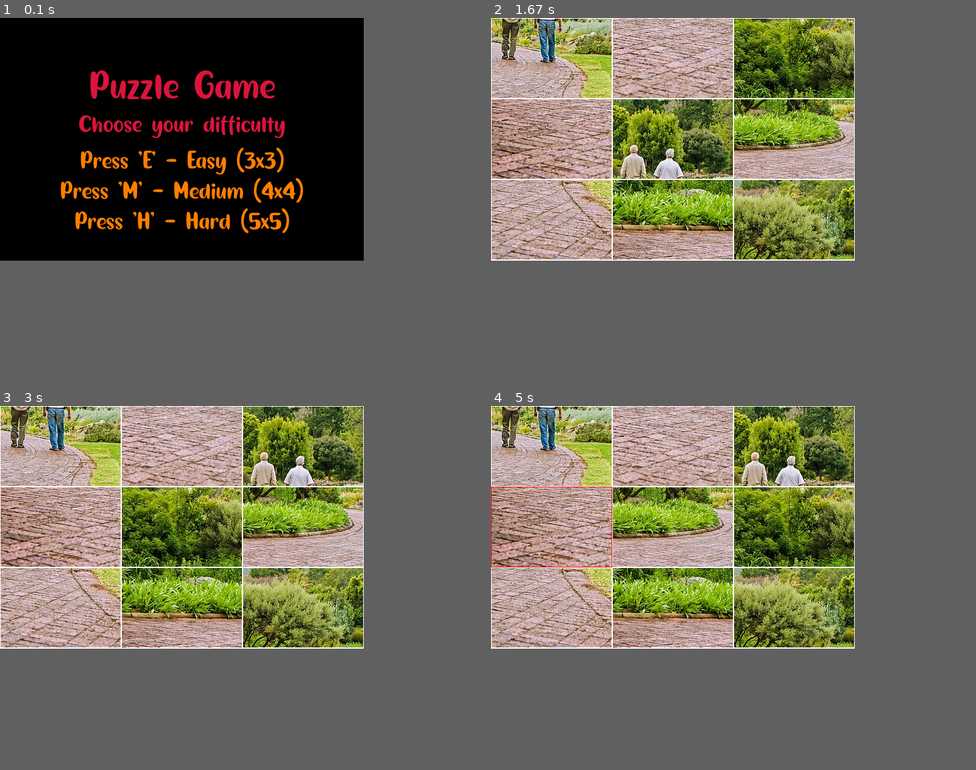
Above: before the commit, frames 1-4 (two rows, left to right).
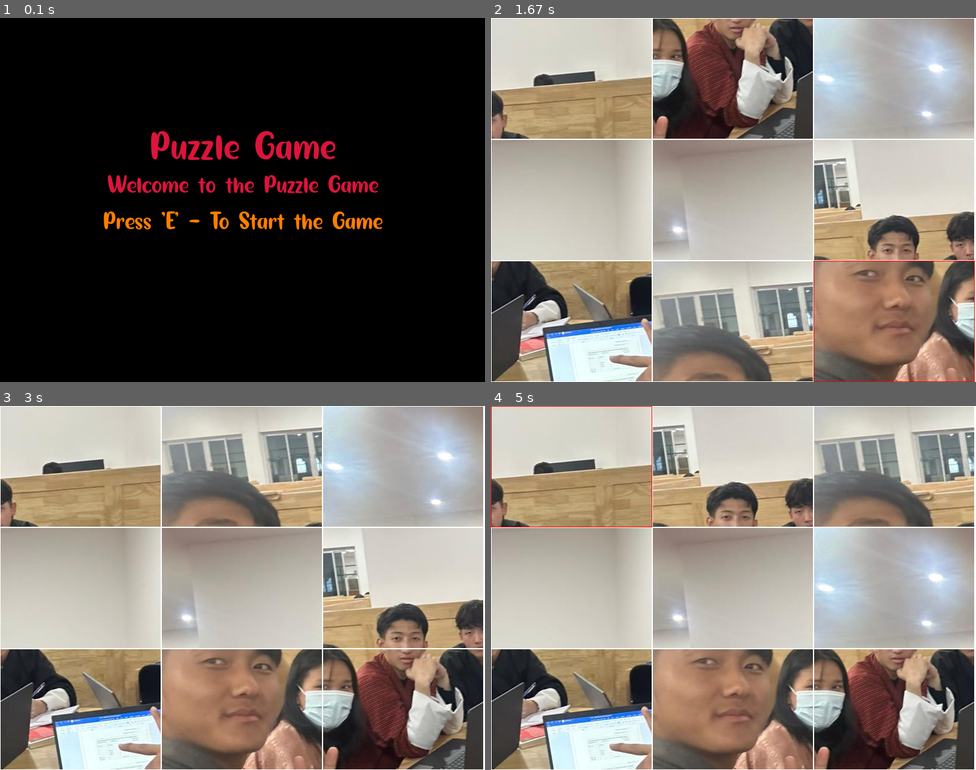
Above: after the commit, the same moments.

Repository: Tsheltrim-Dema/Pygame
Game: pygame game, started from Game1.py
Same seed, same stepped clock (60 frames per second), same inputs: the game is played once before the commit and once after it.
Inputs (mouse positions are in pixels of both pictures, inside the frame that each line leads up to):
- Up to frame 1 (0.1 s): no input
- Up to frame 2 (1.67 s): tap E at 0.33 s; click (733, 221) at 0.8 s; click (583, 145) at 1.2 s; click (912, 327) at 1.6 s
- Up to frame 3 (3 s): move the mouse to (252, 464) at 1.87 s; click (252, 464) at 2 s; move the mouse to (218, 682) at 2.27 s; click (218, 682) at 2.4 s; click (227, 526) at 2.8 s
- Up to frame 4 (5 s): click (665, 511) at 3.2 s; click (859, 555) at 3.6 s; move the mouse to (883, 580) at 3.87 s; click (883, 580) at 4 s; move the mouse to (835, 522) at 4.27 s; click (835, 522) at 4.4 s; click (592, 518) at 4.8 s
In our replay, the window is 600x400 before the commit and 800x600 after it. These sizes can differ from the game's own. Grey fills any space a smaller window leaves; there, only what the larger window draws over its background counts as a difference.

The runs differ from the first frame. In frame 1, 7.2% of the frame differs, in the area x 12-79%, y 14-60%; in frame 2, 94%, in the area x 0-100%, y 0-100%; in frame 3, 93%; in frame 4, 93%.

Commit message:
no levels

Diff:
--- a/Game1.py
+++ b/Game1.py
@@ -2,8 +2,8 @@
 
 pygame.init()
 
-WINDOW_WIDTH = 600
-WINDOW_HEIGHT = 400
+WINDOW_WIDTH = 800
+WINDOW_HEIGHT = 600
 screen = pygame.display.set_mode((WINDOW_WIDTH, WINDOW_HEIGHT))
 pygame.display.set_caption('Puzzle Game')
 
@@ -14,10 +14,10 @@
 WHITE = (255, 255, 255)
 BLACK = (0, 0, 0)
 RED = (255, 0, 0)
-CRIMSON = (220, 20, 60)
+GREEN = (220, 20, 60)
 ORANGE = (255, 127, 0)
 
-bg = pygame.image.load('people.jpg')
+bg = pygame.image.load('mates.jpg')
 bg_rect = bg.get_rect()
 bg_rect.topleft = (0, 0)
 
@@ -25,28 +25,21 @@
 font_content = pygame.font.Font('Hello Avocado.ttf', 40)
 
 # start screen
-title_text = font_title.render('Puzzle Game', True, CRIMSON)
+title_text = font_title.render('Puzzle Game', True, GREEN)
 title_rect = title_text.get_rect()
 title_rect.center = (WINDOW_WIDTH // 2, WINDOW_HEIGHT // 2 - 80)
 
-choose_text = font_content.render('Choose your difficulty', True, CRIMSON)
+choose_text = font_content.render('Welcome to the Puzzle Game', True, GREEN)
 choose_rect = choose_text.get_rect()
 choose_rect.center = (WINDOW_WIDTH // 2, WINDOW_HEIGHT // 2 - 20)
 
-easy_text = font_content.render("Press 'E' - Easy (3x3)", True, ORANGE)
+easy_text = font_content.render("Press 'E' - To Start the Game", True, ORANGE)
 easy_rect = easy_text.get_rect()
 easy_rect.center = (WINDOW_WIDTH // 2, WINDOW_HEIGHT // 2 + 40)
 
-medium_text = font_content.render("Press 'M' - Medium (4x4)", True, ORANGE)
-medium_rect = medium_text.get_rect()
-medium_rect.center = (WINDOW_WIDTH // 2, WINDOW_HEIGHT // 2 + 90)
-
-hard_text = font_content.render("Press 'H' - Hard (5x5)", True, ORANGE)
-hard_rect = hard_text.get_rect()
-hard_rect.center = (WINDOW_WIDTH // 2, WINDOW_HEIGHT // 2 + 140)
 
 # end screen
-play_again_text = font_title.render('Play Again?', True, WHITE)
+play_again_text = font_title.render('Want to Play Again?', True, WHITE)
 play_again_rect = play_again_text.get_rect()
 play_again_rect.center = (WINDOW_WIDTH // 2, WINDOW_HEIGHT // 2)
 
@@ -151,8 +144,6 @@
         screen.blit(title_text, title_rect)
         screen.blit(choose_text, choose_rect)
         screen.blit(easy_text, easy_rect)
-        screen.blit(medium_text, medium_rect)
-        screen.blit(hard_text, hard_rect)
     else:
 
         screen.fill(WHITE)
Binary file added: classmate.jpg
Binary file added: mates.jpg
